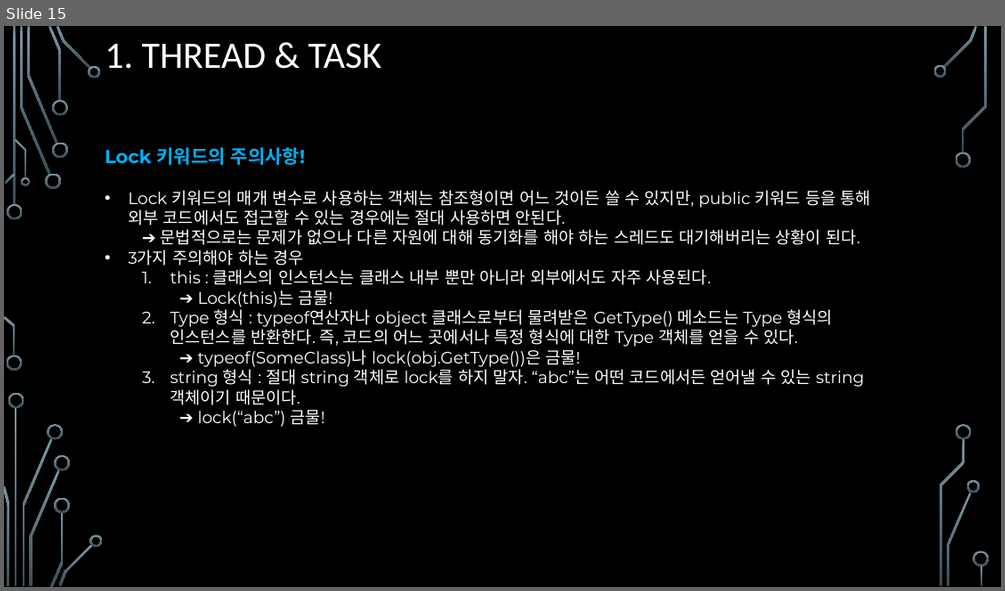
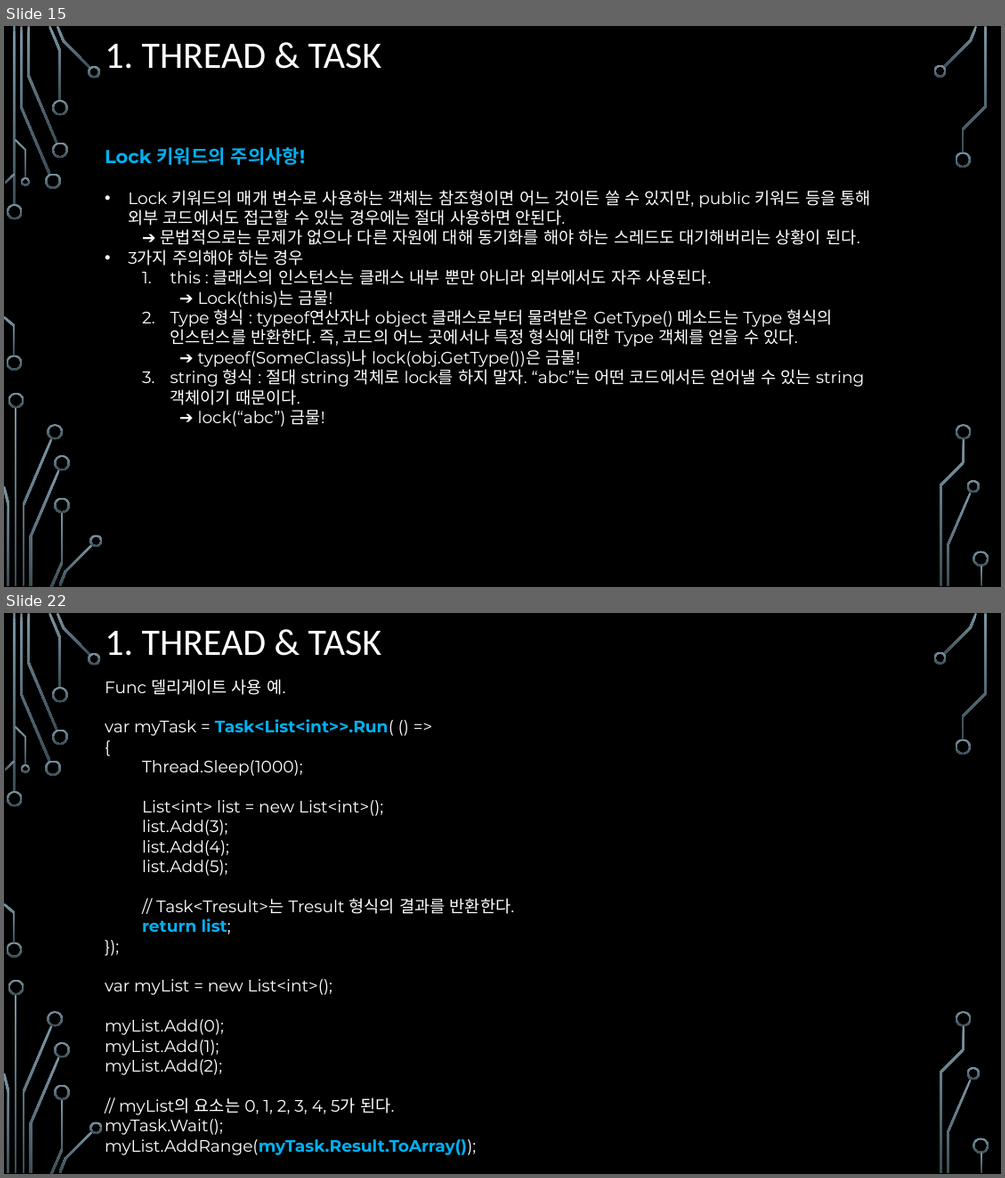
Before and after one commit to assassin4613/CShap, a slide deck: C#_Chapter_10.pptx. Shown one above the other, each under a label of ours: slide 15 before the commit, slides 15 and 22 after it; the slides between them are not shown. The pictures are 1005x591 and 1005x1178 pixels, drawn with LibreOffice and Linux fonts; fonts in the diff are those of the drawing; background and template pictures are left out. Boxes give left, top, right and bottom in pixels: in the first picture for what was removed or moved away, otherwise in the second. Text is boxed around its words. In the diff, an @@ line names an element or a change of style, - is before the commit and + after.

```diff
--- a/C#_Chapter_10.pptx
+++ b/C#_Chapter_10.pptx
@@ slide 22 added at (x1=4, y1=613, x2=1001, y2=1174), background picture (left out); not listed: 36 template elements that a slide beside it also shows @@
@@ title added at (x1=105, y1=630, x2=382, y2=656), 36 pt, text #FFFFFF @@
+1. THREAD & TASK
@@ text added at (x1=105, y1=679, x2=515, y2=1155), 16 pt, text #FFFFFF @@
+Func 델리게이트 사용 예.
+var myTask = Task<List<int>>.Run( () =>
+{
+Thread.Sleep(1000);
+List<int> list = new List<int>();
+list.Add(3);
+list.Add(4);
+list.Add(5);
+// Task<Tresult>는 Tresult 형식의 결과를 반환한다.
+return list;
+});
+var myList = new List<int>();
+myList.Add(0);
+myList.Add(1);
+myList.Add(2);
+// myList의 요소는 0, 1, 2, 3, 4, 5가 된다.
+myTask.Wait();
+myList.AddRange(myTask.Result.ToArray());
```
Also in this commit, not shown: 1 slide changed, 10 other slides added, 1 other file.
